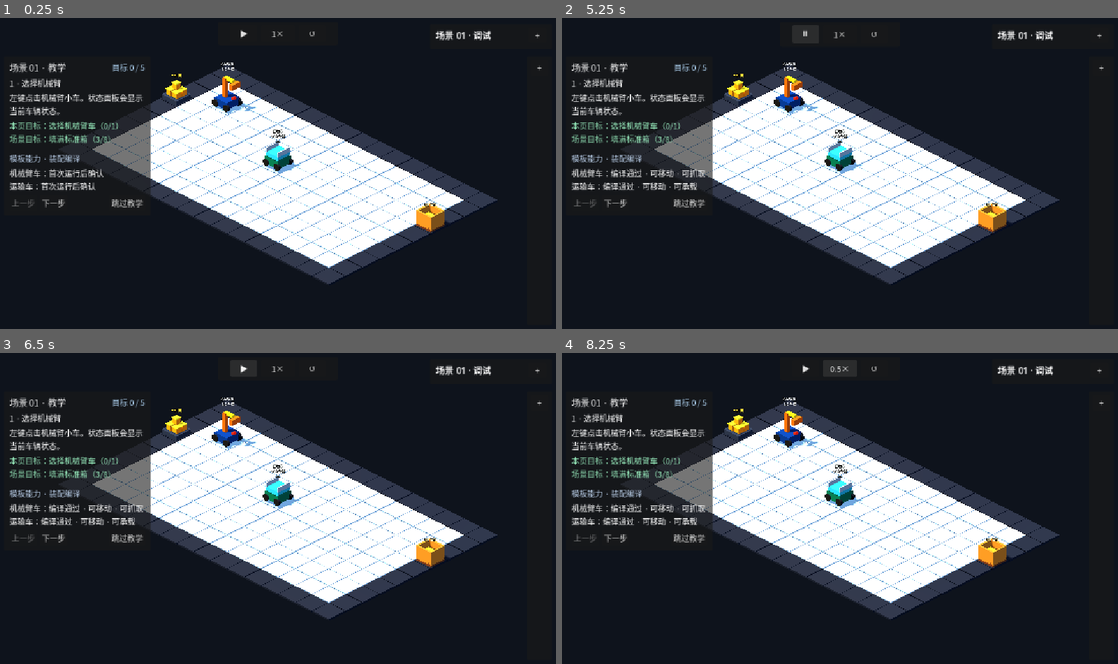
Above: before the commit, frames 1-4 (two rows, left to right).
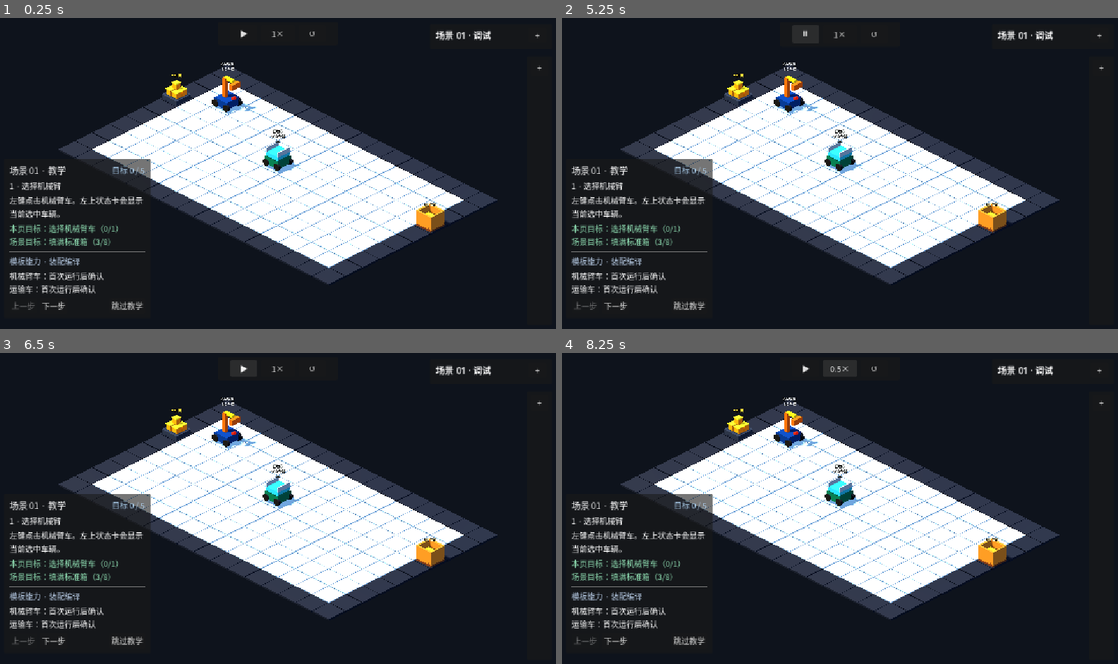
Above: after the commit, the same moments.

Repository: Ri0n72Y/automata
Game: Godot game, scene res://scenes/scene_01/scene_01_basic_packing.tscn
The game is run twice, just before and just after one commit, with the same random seed, the same clock (stepped at 60 frames per second) and the same inputs.
Inputs:
- Up to frame 1 (0.25 s): no input
- Up to frame 2 (5.25 s): click "下一步" at 0.5 s; click "上一步" at 1.25 s; click "跳过教学" at 2 s; click "+" at 2.75 s; click "−" at 3.5 s; click "教学" at 4.25 s; click "▶" at 5 s
- Up to frame 3 (6.5 s): click "⏸" at 5.75 s
- Up to frame 4 (8.25 s): click "1×" at 6.5 s; click "2×" at 7.25 s; click "4×" at 8 s

The runs differ from the first frame. In frame 1, 6.2% of the frame differs, in the area x 1-28%, y 14-94%; in frame 2, 6.3%; in frame 3, 6.3%; in frame 4, 6.3%.

Commit message:
[codex]refactor(scene-01): simplify Tutorial presentation rail

Diff:
--- a/scripts/scene_01/scene_01_tutorial_ui.gd
+++ b/scripts/scene_01/scene_01_tutorial_ui.gd
@@ -2,10 +2,6 @@
 extends CanvasLayer
 
 const TutorialScript := preload("res://scripts/scene_01/scene_01_tutorial.gd")
-const CompileGateScript := preload("res://scripts/scene_01/scene_01_assembly_compile_gate.gd")
-const AssemblyAdapterScript := preload("res://scripts/scene_01/scene_01_assembly_definition_adapter.gd")
-const VehicleManagerScript := preload("res://scripts/scene_01/scene_01_vehicle_manager.gd")
-const AssemblyCapabilitiesScript := preload("res://scripts/assembly/assembly_capabilities.gd")
 const ObservableScript := preload("res://scripts/scene_01/scene_01_observable_state.gd")
 const LayoutMetrics := preload("res://scripts/scene_01/scene_01_ui_layout_metrics.gd")
 
@@ -14,14 +10,12 @@
 @onready var _title_label: Label = %StepTitle
 @onready var _body_label: Label = %StepBody
 @onready var _goal_label: Label = %GoalLabel
-@onready var _capability_label: Label = %CapabilityLabel
 @onready var _previous_button: Button = %PreviousButton
 @onready var _next_button: Button = %NextButton
 @onready var _skip_button: Button = %SkipButton
 @onready var _root: Node = get_parent()
 @onready var _tutorial: TutorialScript = _root.get_node("SceneRoot/Scene01Tutorial") as TutorialScript
 @onready var _observable: ObservableScript = _root.get_node("SceneRoot/Scene01ObservableState") as ObservableScript
-@onready var _compile_gate: CompileGateScript = _root.get_node("SceneRoot/Scene01AssemblyCompileGate") as CompileGateScript
 @onready var _manual_guide: Control = _root.get_node("UIRoot/RootControl") as Control
 @onready var _reopen_button: Button = _root.get_node("UIRoot/RootControl/Panel/Margin/VBox/HeaderRow/TutorialButton") as Button
 
@@ -42,8 +36,17 @@
 
 
 func _apply_left_rail_layout() -> void:
-	var viewport_width := float(get_viewport().get_visible_rect().size.x)
-	_panel.offset_right = _panel.offset_left + LayoutMetrics.left_rail_width(viewport_width)
+	var viewport_size := get_viewport().get_visible_rect().size
+	var height := LayoutMetrics.clamped_panel_height(
+		float(viewport_size.y),
+		LayoutMetrics.LEFT_AUX_TOP,
+		LayoutMetrics.TUTORIAL_TARGET_HEIGHT,
+		220.0
+	)
+	_panel.offset_left = LayoutMetrics.EDGE_MARGIN
+	_panel.offset_top = LayoutMetrics.LEFT_AUX_TOP
+	_panel.offset_right = _panel.offset_left + LayoutMetrics.left_rail_width(float(viewport_size.x))
+	_panel.offset_bottom = _panel.offset_top + height
 
 
 func _refresh() -> void:
@@ -53,13 +56,22 @@
 	if not tutorial_visible:
 		return
 	var step := _tutorial.get_step()
-	_progress_label.text = "教学完成" if step == TutorialScript.Step.DONE else "目标 %d / 5" % _tutorial.get_completed_goal_count()
+	_progress_label.text = (
+		"教学完成"
+		if step == TutorialScript.Step.DONE
+		else "目标 %d / 5" % _tutorial.get_completed_goal_count()
+	)
 	_title_label.text = _step_title(step)
 	_body_label.text = _step_body(step)
 	_goal_label.text = _goal_text(step)
-	_capability_label.text = _capability_summary()
 	_previous_button.disabled = step == TutorialScript.Step.SELECT_ARM
-	_next_button.disabled = step == TutorialScript.Step.DONE or (step == TutorialScript.Step.MULTI_VEHICLE and not _tutorial.are_all_goals_complete())
+	_next_button.disabled = (
+		step == TutorialScript.Step.DONE
+		or (
+			step == TutorialScript.Step.MULTI_VEHICLE
+			and not _tutorial.are_all_goals_complete()
+		)
+	)
 	_skip_button.text = "关闭教学" if step == TutorialScript.Step.DONE else "跳过教学"
 
 
@@ -67,60 +79,54 @@
 	var state := "1/1" if _tutorial.is_goal_complete(step) else "0/1"
 	var page_goal := ""
 	match step:
-		TutorialScript.Step.SELECT_ARM: page_goal = "选择机械臂车（%s）" % state
-		TutorialScript.Step.MANUAL_PICKUP: page_goal = "手动抓取方块（%s）" % state
-		TutorialScript.Step.MANUAL_DROP: page_goal = "箱子计数 +1（%s）" % state
-		TutorialScript.Step.PROGRAM_RUN: page_goal = "程序自动装箱 +1（%s）" % state
-		TutorialScript.Step.MULTI_VEHICLE: page_goal = "同一程序控制机械臂车 + 运输车（%s）" % state
-		_: page_goal = "教学目标（5/5）"
+		TutorialScript.Step.SELECT_ARM:
+			page_goal = "选择机械臂车（%s）" % state
+		TutorialScript.Step.MANUAL_PICKUP:
+			page_goal = "手动抓取方块（%s）" % state
+		TutorialScript.Step.MANUAL_DROP:
+			page_goal = "箱子计数 +1（%s）" % state
+		TutorialScript.Step.PROGRAM_RUN:
+			page_goal = "程序自动装箱 +1（%s）" % state
+		TutorialScript.Step.MULTI_VEHICLE:
+			page_goal = "同一程序控制机械臂车 + 运输车（%s）" % state
+		_:
+			page_goal = "教学目标（5/5）"
 	var current_box := _observable.get_standard_box_count() if _observable.is_configured() else 0
 	var target_box := int(_root.call("get_mission_target_count"))
-	return "本页目标：%s\n场景目标：填满标准箱（%d/%d）" % [page_goal, current_box, target_box]
-
-
-func _capability_summary() -> String:
-	return "%s\n%s" % [
-		_capability_line(VehicleManagerScript.ARM_VEHICLE_ID, "机械臂车", true),
-		_capability_line(VehicleManagerScript.TRANSPORT_VEHICLE_ID, "运输车", false),
+	return "本页目标：%s\n场景目标：填满标准箱（%d/%d）" % [
+		page_goal,
+		current_box,
+		target_box,
 	]
-
-
-func _capability_line(vehicle_id: StringName, label: String, is_arm: bool) -> String:
-	var result = _compile_gate.get_compile_result(vehicle_id)
-	if result == null or not result.is_success():
-		return "%s：首次运行后确认" % label
-	var parts := PackedStringArray(["编译通过"])
-	if result.has_capability(AssemblyCapabilitiesScript.CAN_MOVE):
-		parts.append("可移动")
-	if is_arm and result.has_capability(AssemblyCapabilitiesScript.GRAB_DROP):
-		parts.append("可抓取")
-	if not is_arm and _has_interface(result, AssemblyAdapterScript.TRAY_INTERFACE_KIND):
-		parts.append("可承载")
-	return "%s：%s" % [label, " · ".join(parts)]
-
-
-func _has_interface(result, kind: StringName) -> bool:
-	for interface_value in result.get_interaction_interfaces():
-		if interface_value != null and interface_value.kind == kind:
-			return true
-	return false
 
 
 func _step_title(step: int) -> String:
 	match step:
-		TutorialScript.Step.SELECT_ARM: return "1 · 选择机械臂"
-		TutorialScript.Step.MANUAL_PICKUP: return "2 · 手动抓取"
-		TutorialScript.Step.MANUAL_DROP: return "3 · 手动装箱"
-		TutorialScript.Step.PROGRAM_RUN: return "4 · 基础自动化"
-		TutorialScript.Step.MULTI_VEHICLE: return "5 · 一个程序，多辆车"
-		_: return "教学完成"
+		TutorialScript.Step.SELECT_ARM:
+			return "1 · 选择机械臂"
+		TutorialScript.Step.MANUAL_PICKUP:
+			return "2 · 手动抓取"
+		TutorialScript.Step.MANUAL_DROP:
+			return "3 · 手动装箱"
+		TutorialScript.Step.PROGRAM_RUN:
+			return "4 · 基础自动化"
+		TutorialScript.Step.MULTI_VEHICLE:
+			return "5 · 一个程序，多辆车"
+		_:
+			return "教学完成"
 
 
 func _step_body(step: int) -> String:
 	match step:
-		TutorialScript.Step.SELECT_ARM: return "左键点击机械臂小车。状态面板会显示当前车辆状态。"
-		TutorialScript.Step.MANUAL_PICKUP: return "M 选择方块堆旁目标格；A/D 每次旋转 90°；C 抓取。"
-		TutorialScript.Step.MANUAL_DROP: return "移动到标准箱旁并按 C 放入方块。提示：可从上方灵动岛切换倍速。"
-		TutorialScript.Step.PROGRAM_RUN: return "打开右侧程序面板，用机械臂车的移动、旋转和抓放命令完成一次真实装箱。"
-		TutorialScript.Step.MULTI_VEHICLE: return "在同一成功装箱程序中加入运输车移动命令；每条命令都显式指定车辆 ID。"
-		_: return "五个教学目标均已完成；场景最终目标仍是填满标准箱。"
+		TutorialScript.Step.SELECT_ARM:
+			return "左键点击机械臂车。左上状态卡会显示当前选中车辆。"
+		TutorialScript.Step.MANUAL_PICKUP:
+			return "按 M 选择方块堆旁目标格；A / D 每次旋转 90°；C 抓取。"
+		TutorialScript.Step.MANUAL_DROP:
+			return "移动到标准箱旁并按 C 放入方块。提示：可从上方运行控制切换倍速。"
+		TutorialScript.Step.PROGRAM_RUN:
+			return "打开右侧程序面板，用机械臂车的移动、旋转和抓放命令完成一次真实装箱。"
+		TutorialScript.Step.MULTI_VEHICLE:
+			return "在同一成功装箱程序中加入运输车移动命令；每条命令仍显式指定车辆 ID。"
+		_:
+			return "五个教学目标均已完成；场景最终目标仍是填满标准箱。"
